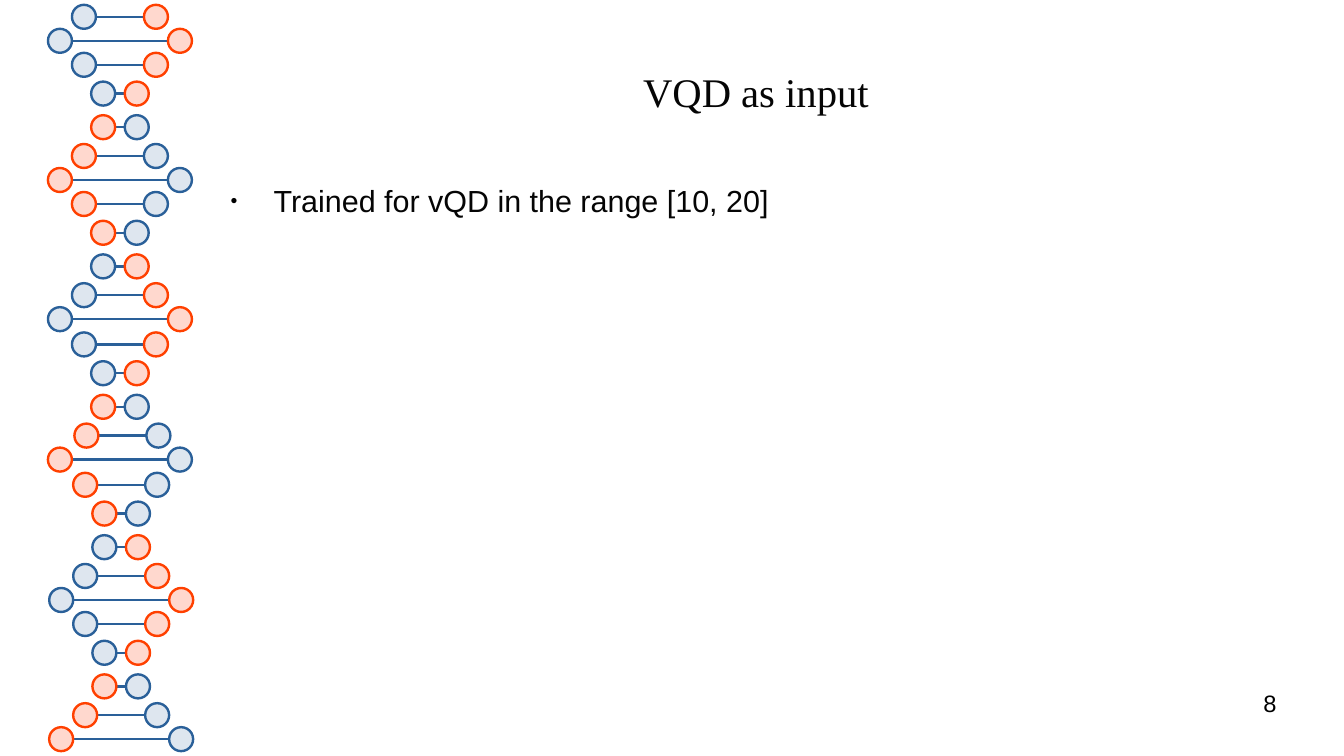
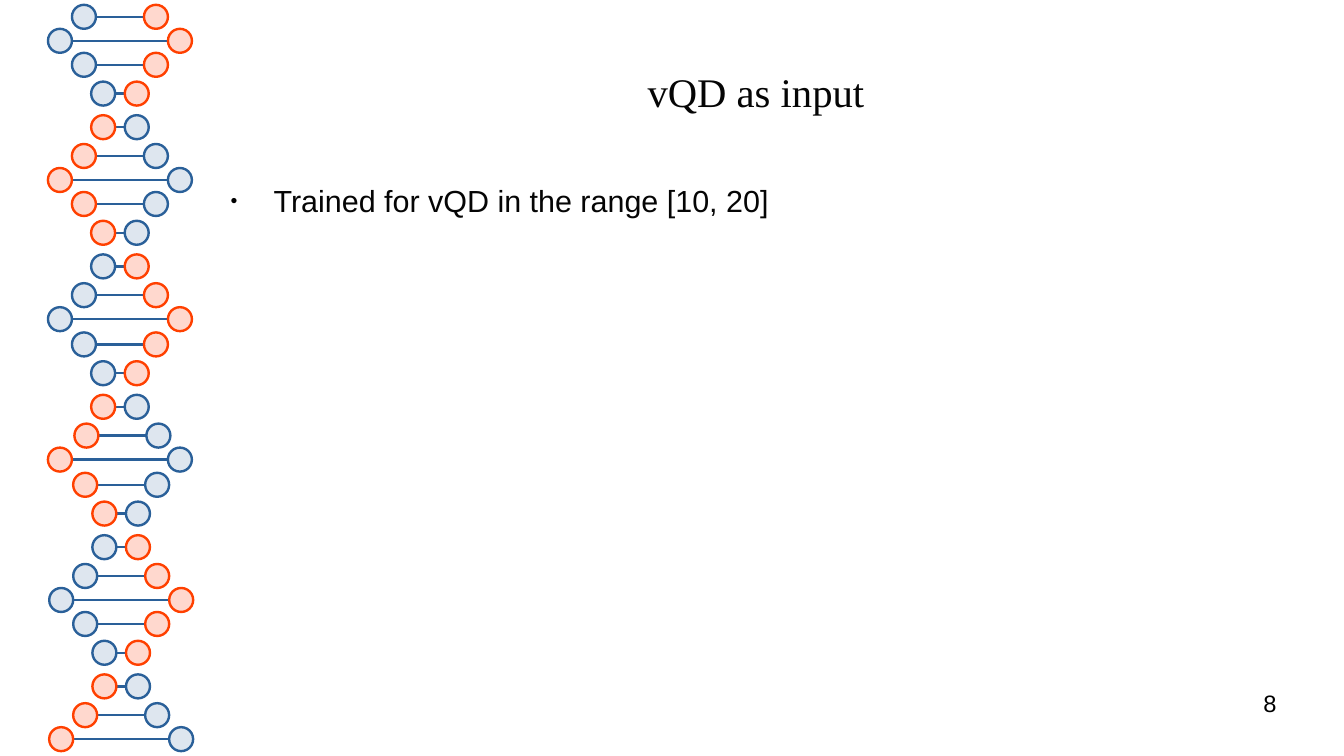
Before and after one commit to thash-jkr/Schrodinger-PINN, a slide deck: slide 8 of meeting/presentation-11_12-05-2025.odp. Drawn at 1344x756 pixels with LibreOffice and Linux fonts; fonts in the diff are those of the drawing. Boxes give left, top, right and bottom in pixels: in the first picture for what was removed or moved away, otherwise in the second. Text is boxed around its words. In the diff, an @@ line names an element or a change of style, - is before the commit and + after.

```diff
--- a/meeting/presentation-11_12-05-2025.odp
+++ b/meeting/presentation-11_12-05-2025.odp
@@ title at <box>648,80,865,115</box>: text changed @@
-VQD as input
+vQD as input
```
Also in this commit, not shown: 2 slides added, 2 slides removed.
